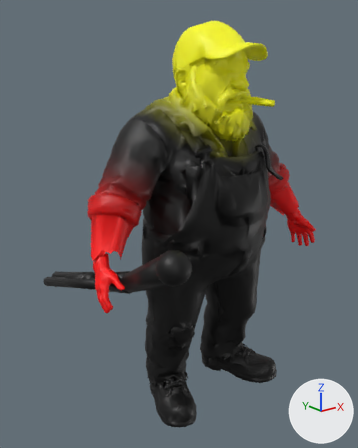
Two versions of the glTF model godot/assets3d/actors/billy.glb, one commit apart.
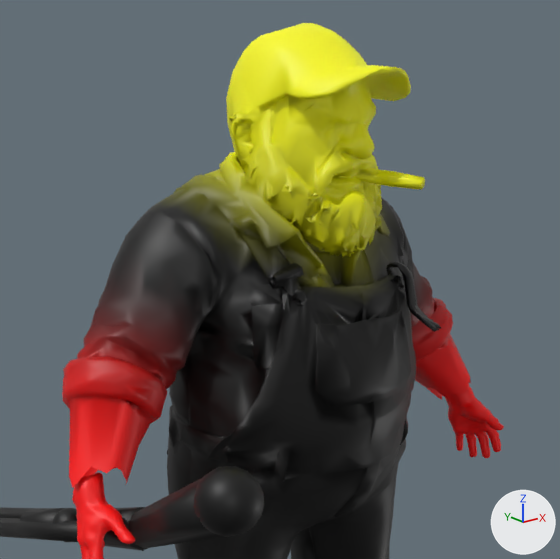
There are two pictures of each version: one whole from a 50 mm lens placed at (-1.399, -1.561, 1.466), pointed at (-0.07, 0.099, 0.801), one close up on the part from 15% to 96% of the width and 2% to 67% of the height. Arrows for +X, +Y and +Z are at lower right; the lights stay in place. The first two pictures are the older version. Vertices at exactly the same position are counted once.

Objects in the first close-up: 'billy', 'held_gear0'.
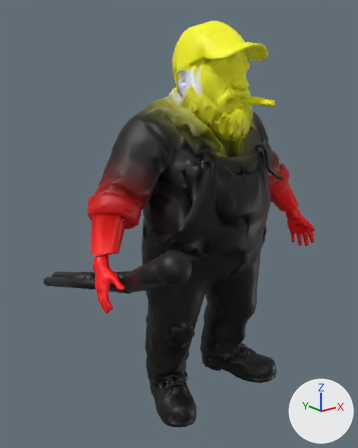
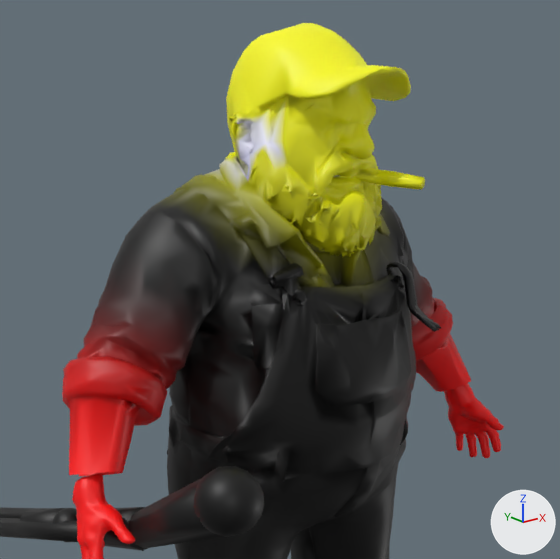
Changed parts and their boxes [x1, y1, x2, y2] in the close-ups (560 x 559 px; the box of a moved part takes in the faces that stretch with it):
'billy', reshaped, recoloured: [62, 23, 504, 559] in both
part 1 of me_mesh_0_001, moved or reshaped: before [415, 334, 471, 401]; after [416, 334, 471, 392]
part 2 of me_mesh_0_001, moved or reshaped: before [69, 397, 160, 487]; after [70, 397, 160, 476]
part 3 of me_mesh_0_001, recoloured: [204, 134, 337, 190] in both
part 4 of me_mesh_0_001, recoloured (yellow to white): [240, 122, 278, 177] in both
part 5 of me_mesh_0_001, recoloured (yellow to beige): [235, 99, 287, 162] in both
part 6 of me_mesh_0_001, recoloured: [235, 112, 339, 178] in both

The change in detail:
me_mesh_0_001 has 6439 vertices, 12923 faces and spans x -0.6..0.61, y -0.29..0.25, z 0.0..1.64.
me_mesh_0_001 is used by ob_billy; location (0.0, 0.0, 0.0).
me_mesh_0_001 part 1: 25 of 6439 vertices moved; they spanned x 0.4..0.59, y -0.1..0.09, z 0.75..0.95 and now span x 0.43..0.59, y -0.08..0.07, z 0.78..0.95; mean shift (0.01, 0.0, 0.01); largest move (0.4, 0.01, 0.86) -> (0.43, 0.01, 0.87).
me_mesh_0_001 part 2: 23 of 6439 vertices moved; they spanned x -0.59..-0.39, y -0.09..0.09, z 0.76..0.94 and now span x -0.58..-0.43, y -0.09..0.07, z 0.78..0.93; mean shift (-0.01, 0.0, 0.0); largest move (-0.39, -0.02, 0.88) -> (-0.43, -0.01, 0.88).
me_mesh_0_001 part 3: 187 faces centred in x -0.16..0.17, y -0.14..0.2, z 1.22..1.41 are repainted in the vertex colours; the middle colour goes from yellow #e0e000 to beige #e0e0bc.
me_mesh_0_001 part 4: 118 faces centred in x -0.15..0.15, y -0.12..0.0, z 1.32..1.45 are repainted in the vertex colours; the middle colour goes from yellow #eded00 to white #ededff.
me_mesh_0_001 part 5: 62 faces centred in x -0.15..0.15, y -0.09..0.13, z 1.37..1.47 are repainted in the vertex colours; the middle colour goes from yellow #f0f000 to beige #f0f0bc.
me_mesh_0_001 part 6: 99 faces centred in x -0.15..0.15, y -0.13..0.11, z 1.22..1.46 are repainted in the vertex colours; the middle colour goes from yellow #eaea00 to white #eaeaff.
